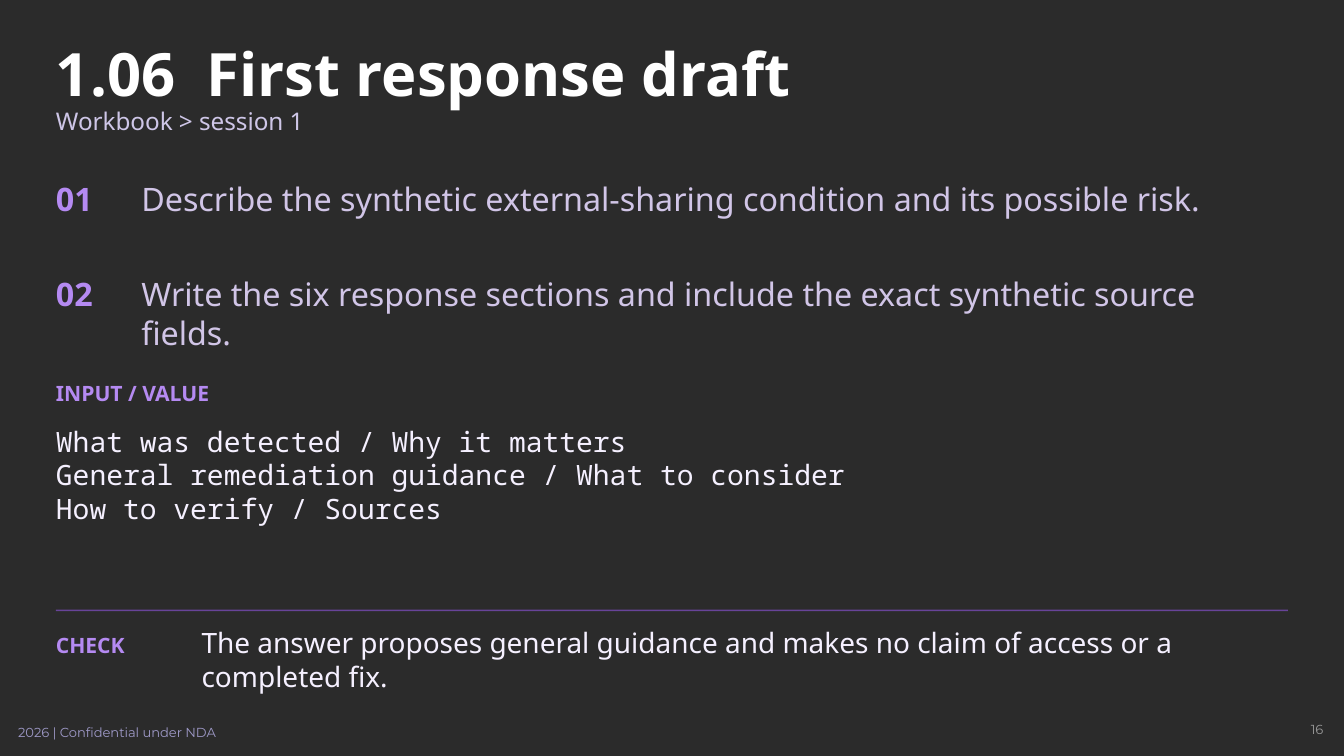
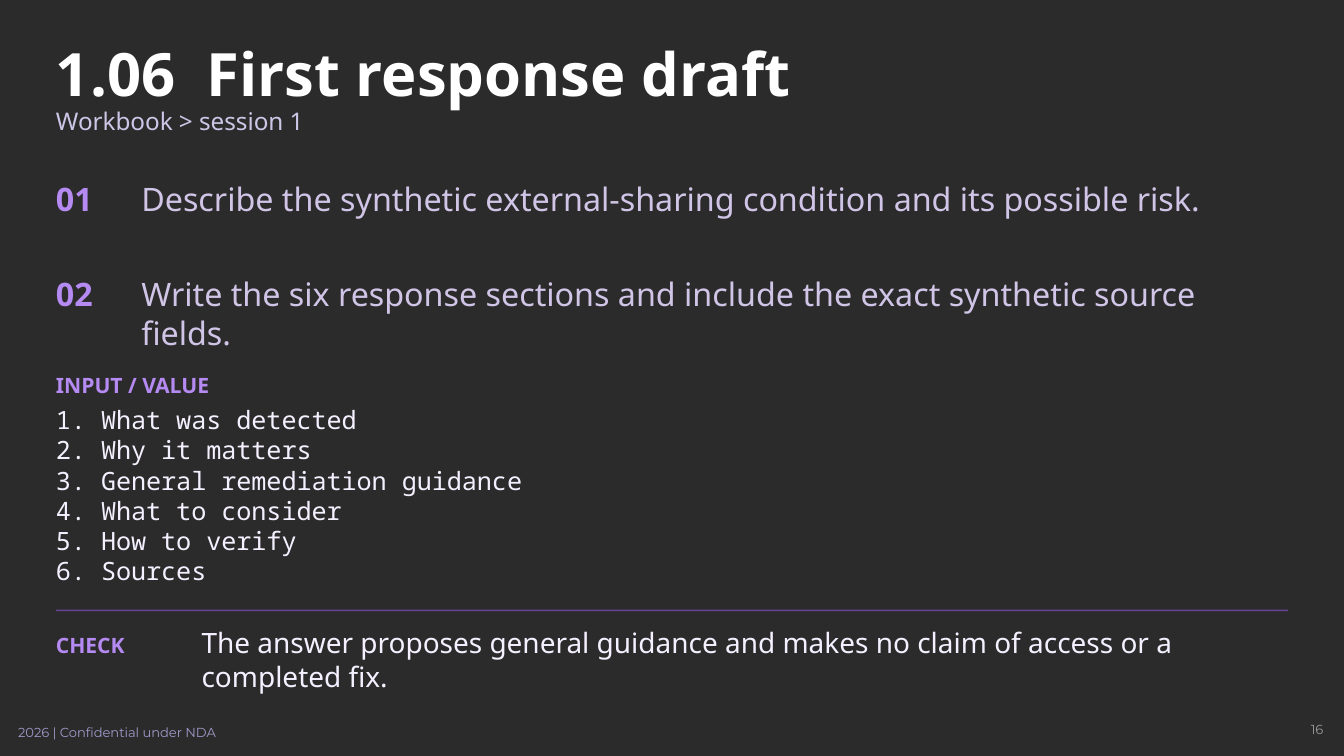
Before and after one commit to johnt-zenity/zenity-remediation-assistant, a slide deck: slide 16 of docs/training/zenity-teams-training.pptx. Drawn at 1344x756 pixels with LibreOffice and Linux fonts; fonts in the diff are those of the drawing; background and template pictures are left out; a plain dark background stands for a picture behind light text. Boxes give left, top, right and bottom in pixels: in the first picture for what was removed or moved away, otherwise in the second. Text is boxed around its words. In the diff, an @@ line names an element or a change of style, - is before the commit and + after.

```diff
--- a/docs/training/zenity-teams-training.pptx
+++ b/docs/training/zenity-teams-training.pptx
@@ text "INPUT / VALUE": place and size @@
-text "INPUT / VALUE" at [56, 386, 209, 401]
+text "INPUT / VALUE" at [56, 378, 209, 393]
@@ text at [56, 410, 522, 581]: text changed; size 15 to 13.5 pt @@
-What was detected / Why it matters
-General remediation guidance / What to consider
-How to verify / Sources
+1. What was detected
+2. Why it matters
+3. General remediation guidance
+4. What to consider
+5. How to verify
+6. Sources
```
Also in this commit, not shown: 10 other slides changed, 2 slides added, 16 other files.
